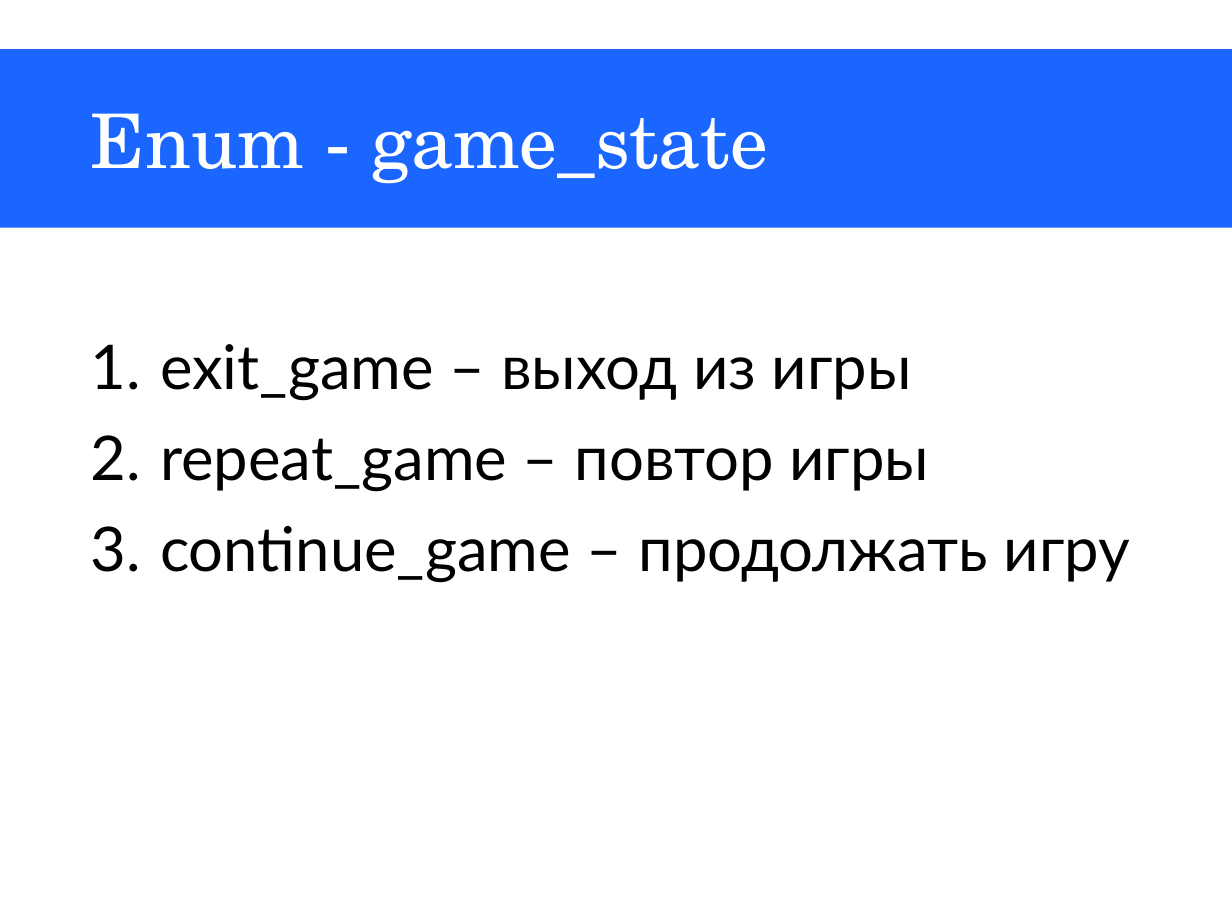
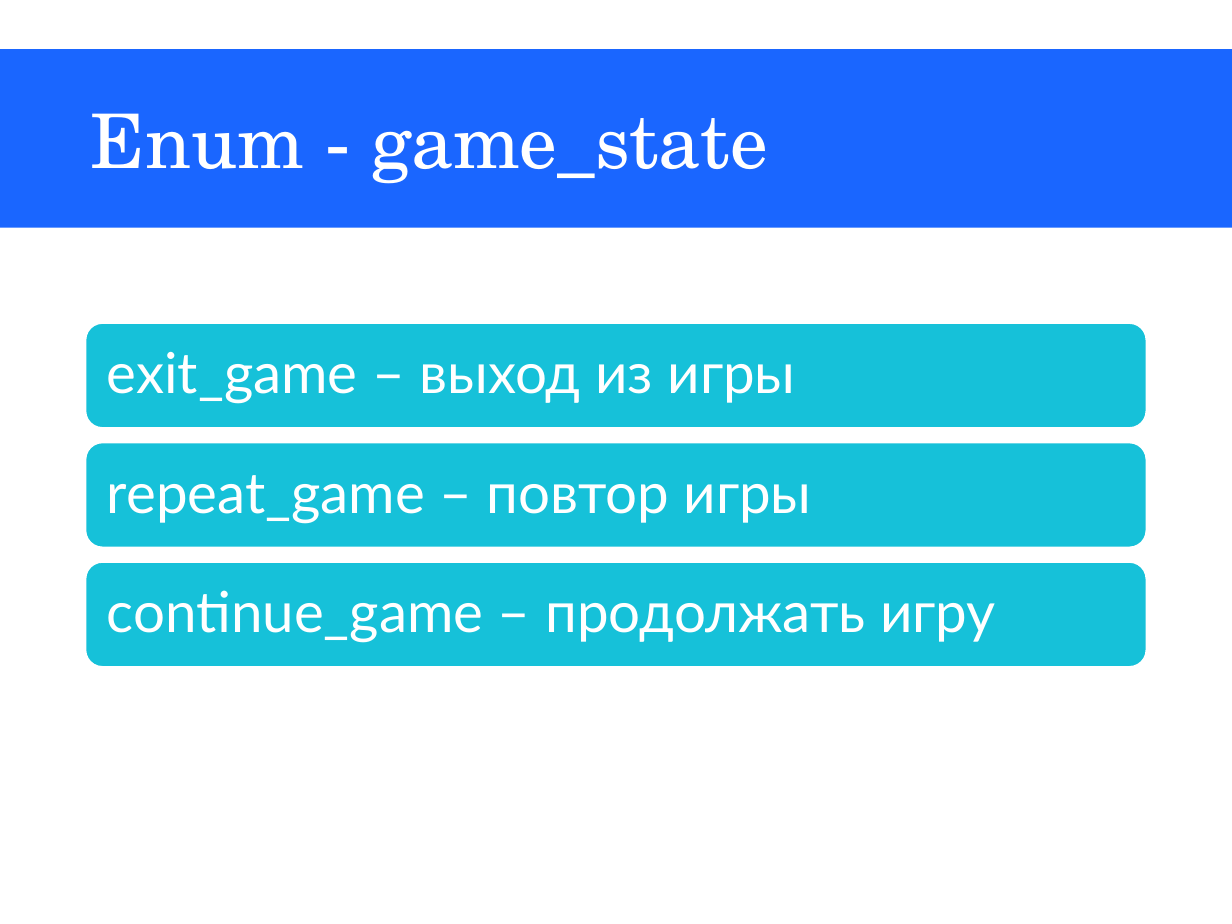
Before and after one commit to MineMoon/BullsAndCows, a slide deck: slide 3 of BullsAndCows.pptx (slide 5 before the commit). Drawn at 1232x924 pixels with LibreOffice and Linux fonts; fonts in the diff are those of the drawing. Boxes give left, top, right and bottom in pixels: in the first picture for what was removed or moved away, otherwise in the second. Text is boxed around its words. In the diff, an @@ line names an element or a change of style, - is before the commit and + after.

```diff
--- a/BullsAndCows.pptx
+++ b/BullsAndCows.pptx
@@ text removed at [160,344,1130,583] @@
-1. exit_game – выход из игры
-2. repeat_game – повтор игры
-3. continue_game – продолжать игру
@@ group added at [85,323,1147,668]: 3 rounded rectangles, 3 texts @@
+exit_game – выход из игры
+repeat_game – повтор игры
+continue_game – продолжать игру
```
Also in this commit, not shown: 3 other slides changed, 12 slides added, 2 slides removed, 3 other files.
